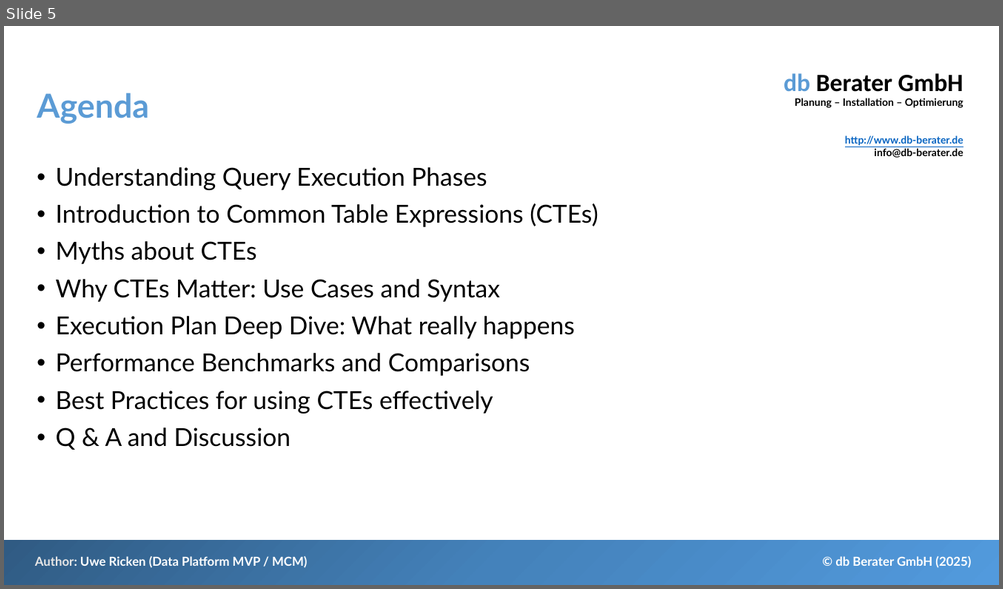
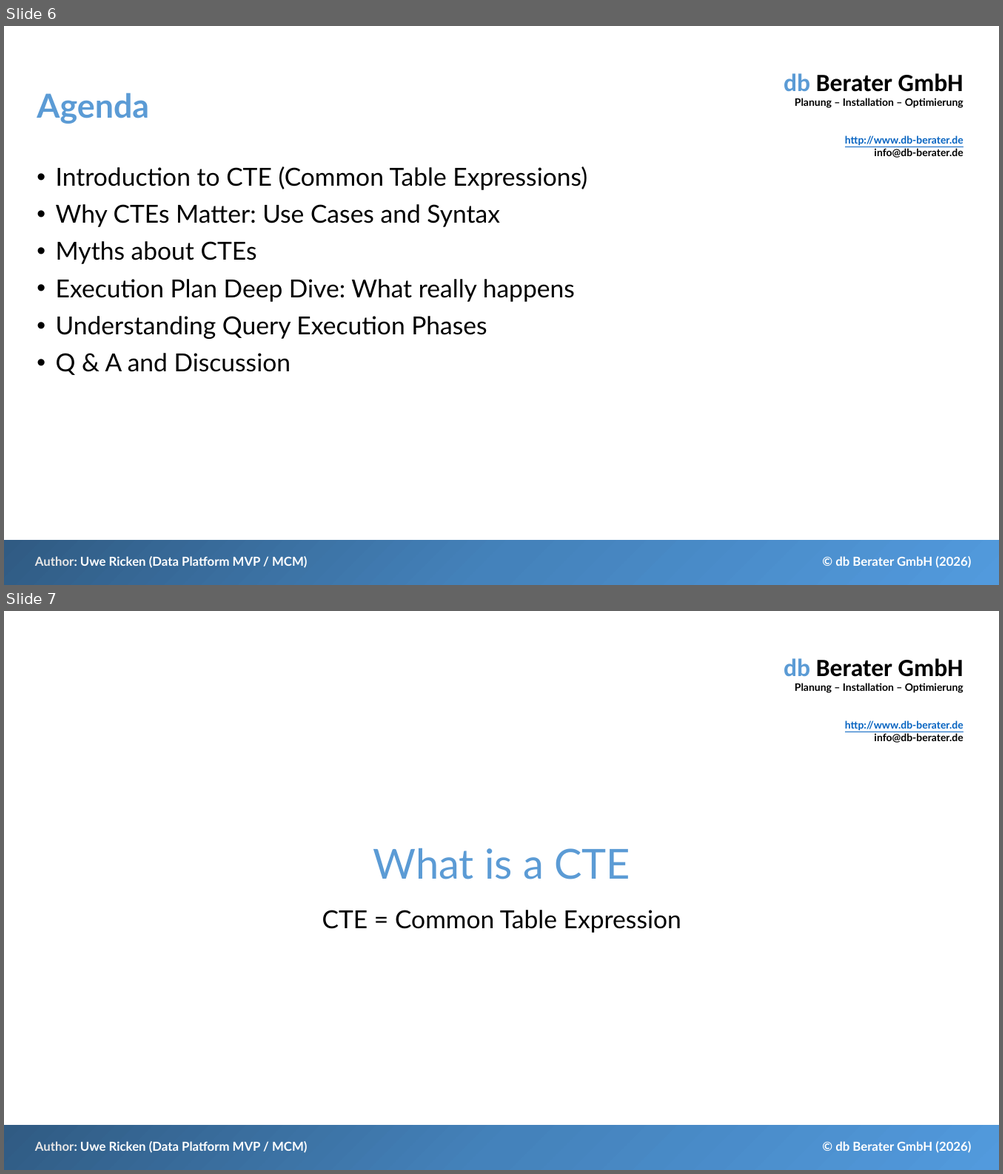
Before and after one commit to db-berater/Debunk-Myths-about-CTE, a slide deck: 01 - Documents and Preparation/Debunk Myths About CTE.pptx. Shown one above the other, each under a label of ours: slide 5 before the commit, slides 6 and 7 after it. The pictures are 1003x589 and 1003x1174 pixels, drawn with LibreOffice and Linux fonts; fonts in the diff are those of the drawing. Boxes give left, top, right and bottom in pixels: in the first picture for what was removed or moved away, otherwise in the second. Text is boxed around its words. In the diff, an @@ line names an element or a change of style, - is before the commit and + after.

```diff
--- a/01 - Documents and Preparation/Debunk Myths About CTE.pptx
+++ b/01 - Documents and Preparation/Debunk Myths About CTE.pptx
@@ slide 7 added at <box>4,611,999,1170</box>, background #FFFFFF; not listed: 4 template elements that a slide beside it also shows @@
@@ title added at <box>373,848,630,880</box>, 40 pt, text #5B9BD5 @@
+What is a CTE
@@ subtitle added at <box>322,910,681,933</box>, 24 pt, text #000000 @@
+CTE = Common Table Expression
@@ what was slide 5 is now slide 6 @@
@@ slide 6 changed as well @@
@@ text at <box>56,167,587,302</box>: paragraphs added @@
+• Introduction to CTE (Common Table Expressions)
+• Why CTEs Matter: Use Cases and Syntax
+• Myths about CTEs
+• Execution Plan Deep Dive: What really happens
@@ text at <box>56,204,597,414</box>: paragraphs removed @@
-• Introduction to Common Table Expressions (CTEs)
-• Myths about CTEs
-• Why CTEs Matter: Use Cases and Syntax
-• Execution Plan Deep Dive: What really happens
-• Performance Benchmarks and Comparisons
-• Best Practices for using CTEs effectively
@@ text at <box>835,557,970,568</box>: text changed @@
-© db Berater GmbH (2025)
+© db Berater GmbH (2026)
```
Also in this commit, not shown: 28 other slides changed, 7 other slides added, 41 other files.
